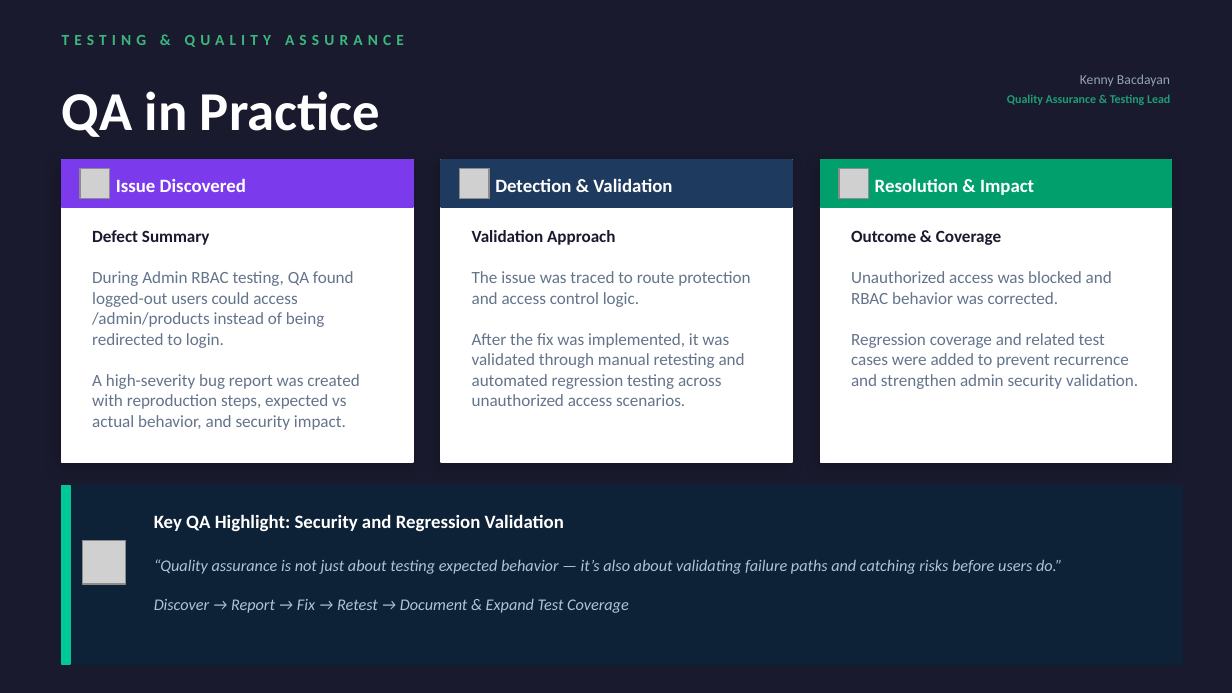
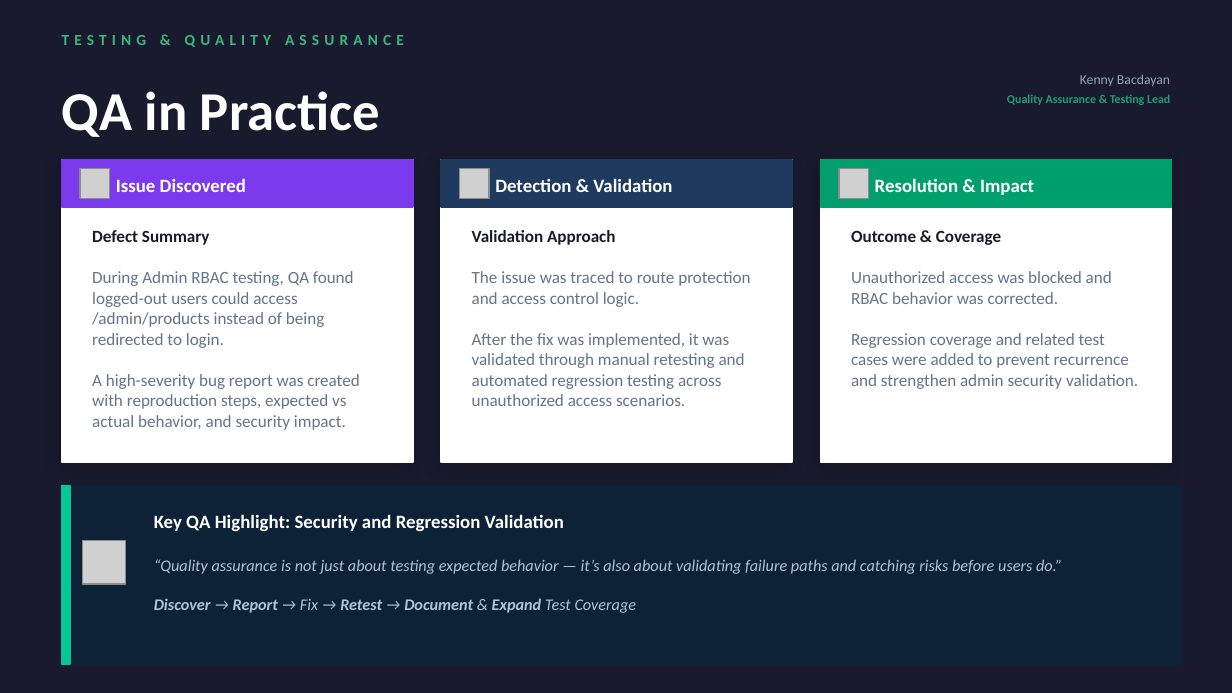
Before and after one commit to RachelMizer/ProjectOrderly, a slide deck: slide 14 of docs/Deliverables/Orderly_Slides.pptx (slide 13 before the commit). Drawn at 1232x693 pixels with LibreOffice and Linux fonts; fonts in the diff are those of the drawing; grey boxes stand for pictures. Boxes give left, top, right and bottom in pixels: in the first picture for what was removed or moved away, otherwise in the second. Text is boxed around its words. In the diff, an @@ line names an element or a change of style, - is before the commit and + after.

```diff
--- a/docs/Deliverables/Orderly_Slides.pptx
+++ b/docs/Deliverables/Orderly_Slides.pptx
@@ text at [154, 598, 637, 613]: bold on in "Discover Report Retest Document Expand" @@
```
Also in this commit, not shown: 5 other slides changed.
